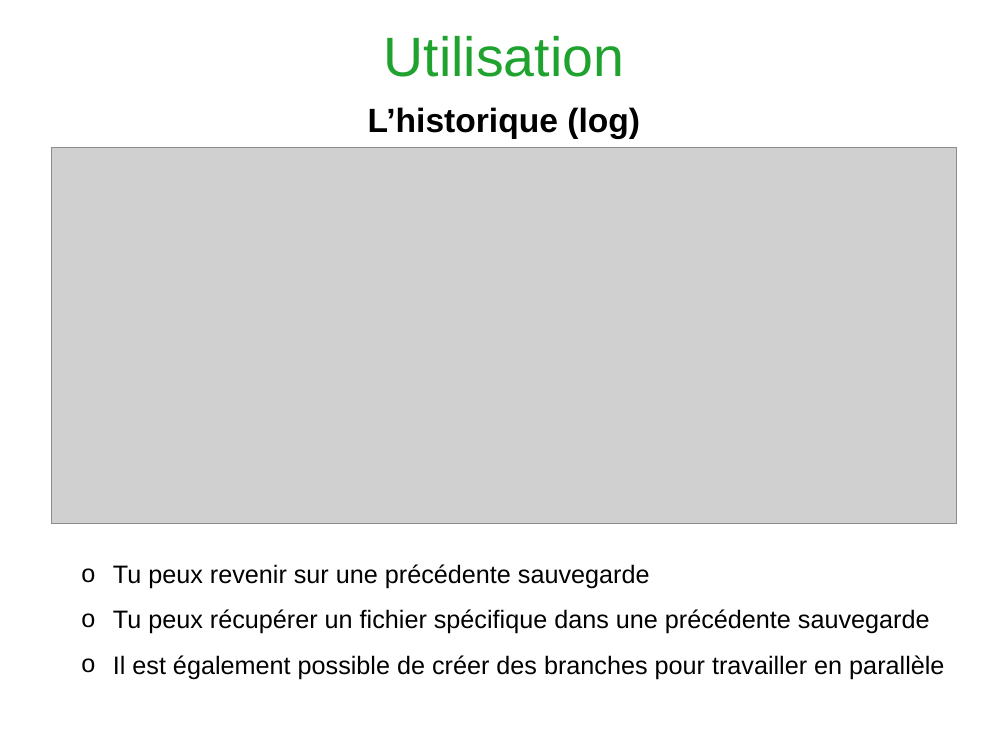
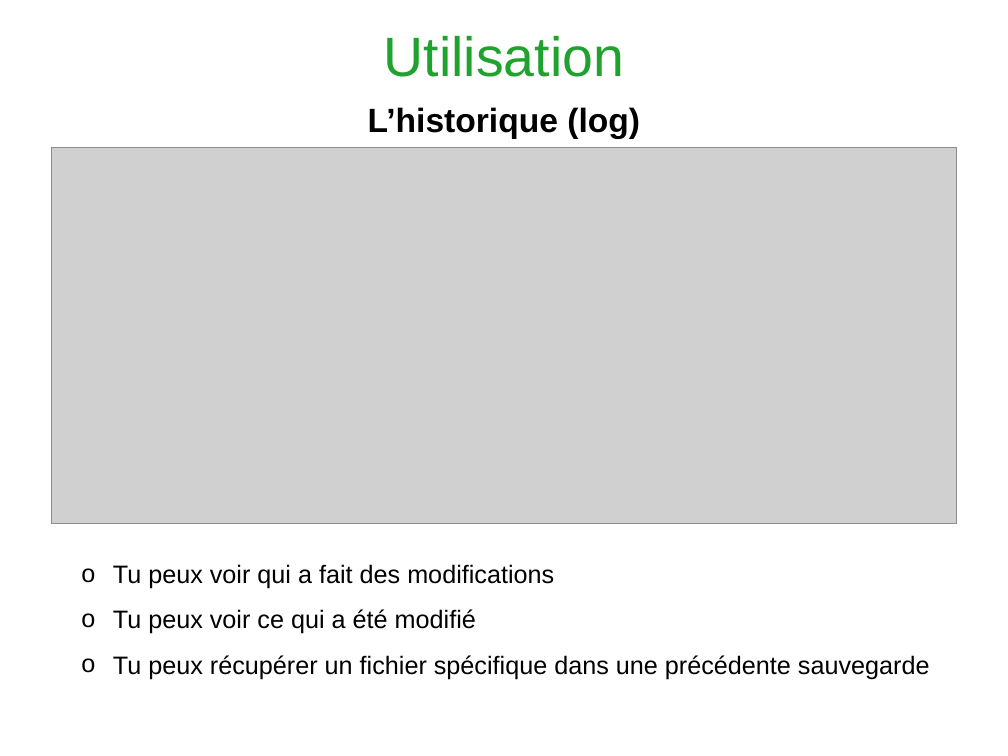
Before and after one commit to Heuclin/Git-sur-Rstudio, a slide deck: slide 18 of Présentation_gitlab_Rstudio.pptx (slide 17 before the commit). Drawn at 1008x756 pixels with LibreOffice and Linux fonts; fonts in the diff are those of the drawing; grey boxes stand for pictures; background and template pictures are left out. Boxes give left, top, right and bottom in pixels: in the first picture for what was removed or moved away, otherwise in the second. Text is boxed around its words. In the diff, an @@ line names an element or a change of style, - is before the commit and + after.

```diff
--- a/Présentation_gitlab_Rstudio.pptx
+++ b/Présentation_gitlab_Rstudio.pptx
@@ text at bbox=[113, 564, 554, 634]: text changed @@
-o Tu peux revenir sur une précédente sauvegarde
+o Tu peux voir qui a fait des modifications
+o Tu peux voir ce qui a été modifié
@@ text at bbox=[113, 655, 944, 679]: paragraph removed @@
-o Il est également possible de créer des branches pour travailler en parallèle
```
Also in this commit, not shown: 13 other slides changed, 1 slide added, 7 other files.
